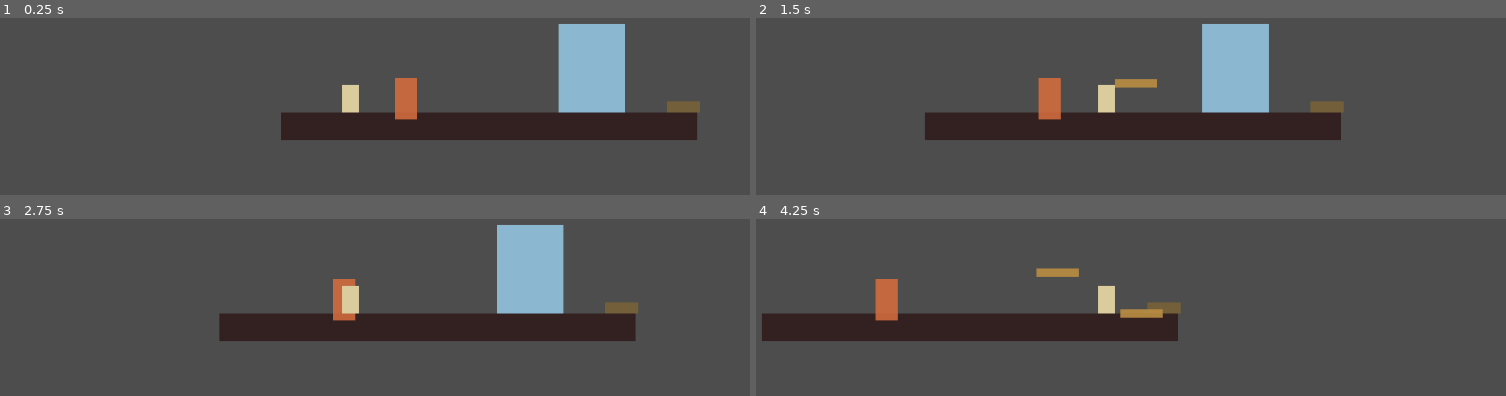
Above: before the commit, frames 1-4 (two rows, left to right).
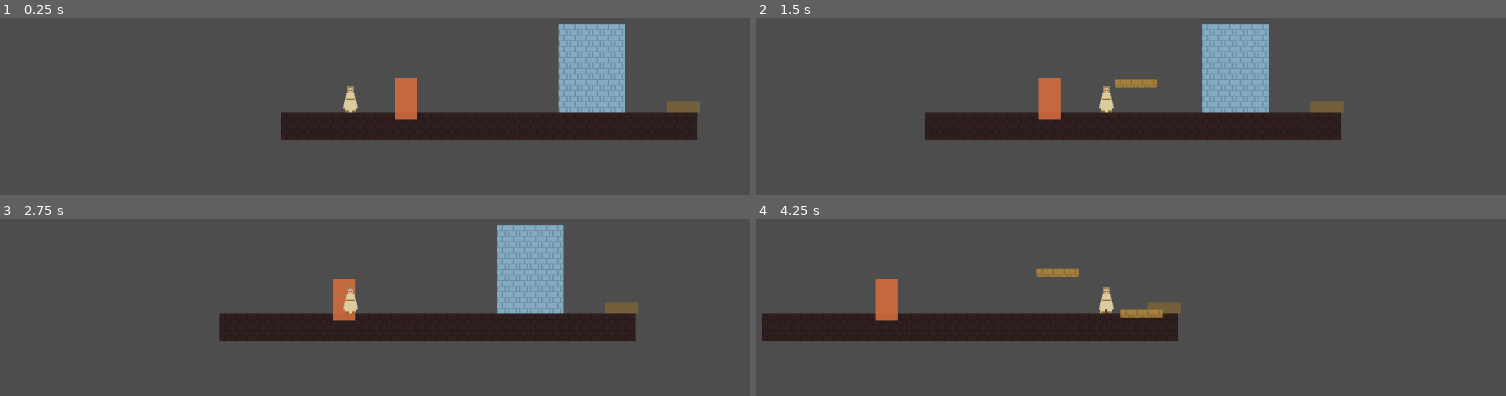
Above: after the commit, the same moments.

Repository: Sintfoap/MonthOfGame
Game: Godot game, scene res://scenes/Muspelheim.tscn
Two runs of this game, one before a commit and one after it. Both use one fixed random seed, a clock stepped at 60 frames per second and the inputs below. This scene is started directly instead of the project's main scene.
Inputs:
- Up to frame 1 (0.25 s): no input
- Up to frame 2 (1.5 s): tap Enter (ui_accept) at 0.5, 0.77 s; hold Right (ui_right) from 0.53 s (still down); tap J at 0.6 s; tap K at 0.8, 1.35 s
- Up to frame 3 (2.75 s): tap Enter (ui_accept) at 1.52 s; tap L at 1.55, 2.1 s; release Right (ui_right) at 2.03 s; hold Left (ui_left) from 2.03 s (still down); tap M at 2.3 s
- Up to frame 4 (4.25 s): release Left (ui_left) at 2.78 s; hold Right (ui_right) from 2.78 s (still down); tap M at 2.85 s; tap Enter (ui_accept) at 3.02, 3.77 s; tap J at 3.05, 3.6 s; tap K at 3.8 s

The runs differ from the first frame. In frame 1, 1.8% of the frame differs, in the area x 45-84%, y 3-54%; in frame 2, 2.0%, in the area x 45-69%, y 3-54%; in frame 3, 1.8%; in frame 4, 0.4%.

Commit message:
Add filler pixel art and a ship-blocking guard for it
Replaces every flat-colored Polygon2D in the game (player, enemy, all
world geometry) with tiny procedurally-generated pixel-art placeholders in
assets/placeholder/ -- filler quality on purpose, meant to look like
something rather than nothing, not to look finished.

The tinting trick: every platform/gate/ward/crystal/ice cell already took
a `color` argument before this pass (that's what made a ward read as brass
against flat rectangles). LevelBuilder.tile_sprites() now covers an area
in copies of a near-white block.png, clipped at the edges for exact
coverage on non-16px-multiple sizes, and applies that same color as each
tile's modulate -- white times a tint reproduces the tint exactly. That's
why no call site outside LevelBuilder/CrystalCell/IceField needed to
change: Galdur's ward, Midgard's gates, and every platform already had a
color, and that color now tints pixel art instead of filling a polygon.
Player and Enemy get real Sprite2D characters with flip_h-based facing
(replacing the old scale.x hack) instead.

Ship guard: scripts/ArtStatus.gd holds one constant,
USING_PLACEHOLDER_ART. scripts/AssetGuard.gd (autoload, first in the
list) checks it against OS.is_debug_build() -- true from the editor and
debug exports, false only for a real release export -- and quits
immediately if placeholder art is still active in a release build. This
could only be partly verified here: no display and no export templates in
this environment means there was no way to actually produce a release
export and watch it refuse to boot. What headless testing did confirm is
that the guard is inert whenever is_debug_build() is true, i.e. every
case reachable without a real export -- documented in the README as
reviewed-but-not-proven, with a real test export flagged as the next step
that would close that gap.

Also fixed a workflow-only gotcha caught while testing this: on a
genuinely fresh .godot cache, scripts that preload() a texture can
compile before that texture's own import finishes. A second --import
pass immediately after the first clears it; noted in the README for
future headless test sessions.

Diff:
--- a/project.godot
+++ b/project.godot
@@ -7,6 +7,7 @@
 
 [autoload]
 
+AssetGuard="*res://scripts/AssetGuard.gd"
 PlayerState="*res://scripts/PlayerState.gd"
 WorldState="*res://scripts/WorldState.gd"
 
--- a/scenes/Player.tscn
+++ b/scenes/Player.tscn
@@ -16,7 +16,7 @@
 position = Vector2(0, -20)
 shape = SubResource("RectangleShape2D_1")
 
-[node name="Sprite" type="Polygon2D" parent="."]
+[node name="Sprite" type="Sprite2D" parent="."]
 
 [node name="Camera2D" type="Camera2D" parent="."]
 
--- /dev/null
+++ b/scripts/ArtStatus.gd
@@ -0,0 +1,13 @@
+class_name ArtStatus
+extends RefCounted
+
+## Single source of truth for whether the game is still running on
+## placeholder art (see assets/placeholder/ and README's "Placeholder art
+## and the ship guard" section). AssetGuard.gd reads this at startup and
+## refuses to run a release export while it's true.
+##
+## Flip this to false once every placeholder asset has been replaced with
+## real art -- there's no per-asset tracking, this is deliberately a single
+## switch so there's no way to half-forget one file and ship anyway.
+
+const USING_PLACEHOLDER_ART := true
--- /dev/null
+++ b/scripts/AssetGuard.gd
@@ -0,0 +1,31 @@
+extends Node
+
+## Autoload, first in the list so this runs before anything else can. Its
+## only job: refuse to run a release export while placeholder art is still
+## marked active in ArtStatus.gd.
+##
+## OS.is_debug_build() is true from the editor and from debug exports, and
+## false only for a release export template build -- exactly the
+## distinction between "developing/testing this" and "the thing you'd
+## actually hand to a player." That's the one this gates on, so iterating
+## in the editor is never blocked, only a real release build would be.
+##
+## This could not be verified end-to-end in the environment it was built
+## in: there's no display and no export templates installed, so there was
+## no way to actually produce and run a release export to confirm the
+## quit() path fires for real. What WAS verified headlessly is that this
+## does nothing and doesn't interfere with normal play when
+## OS.is_debug_build() is true, which is every case reachable without a
+## real export. Treat the release-blocking path as reviewed, not proven --
+## worth one real test export before relying on it fully.
+
+
+func _ready() -> void:
+	if ArtStatus.USING_PLACEHOLDER_ART and not OS.is_debug_build():
+		push_error(
+			"Refusing to run: placeholder art is still marked active " +
+			"(ArtStatus.USING_PLACEHOLDER_ART = true). Replace the assets " +
+			"in assets/placeholder/ with real art, then set that constant " +
+			"to false in scripts/ArtStatus.gd."
+		)
+		get_tree().quit(1)
--- a/scripts/player/Player.gd
+++ b/scripts/player/Player.gd
@@ -5,10 +5,16 @@
 const GRAVITY := 1200.0
 const MAX_HEALTH := 3
 const INVULNERABLE_TIME := 1.0
+const WALK_FRAME_TIME := 0.2
+
+const IDLE_TEXTURE := preload("res://assets/placeholder/player_idle.png")
+const WALK_TEXTURE := preload("res://assets/placeholder/player_walk.png")
+const NORMAL_TINT := Color(1, 1, 1)
+const HURT_TINT := Color(1, 0.5, 0.5)
 
 signal died
 
-@onready var sprite: Polygon2D = $Sprite
+@onready var sprite: Sprite2D = $Sprite
 @onready var galdur: Node2D = $GaldurAbility
 @onready var smithcraft: Node = $SmithcraftAbility
 @onready var wizardry: Node = $WizardryAbility
@@ -16,16 +22,17 @@
 
 var health := MAX_HEALTH
 var _invulnerable_timer := 0.0
+var _facing := 1.0
+var _walk_timer := 0.0
+var _walk_frame := false
 
 
 func _ready() -> void:
 	collision_layer = LevelBuilder.LAYER_PLAYER
 	collision_mask = LevelBuilder.LAYER_WORLD | LevelBuilder.LAYER_ENEMY
 
-	sprite.color = Color(0.86, 0.8, 0.62)
-	sprite.polygon = PackedVector2Array([
-		Vector2(-12, -40), Vector2(12, -40), Vector2(12, 0), Vector2(-12, 0)
-	])
+	sprite.texture = IDLE_TEXTURE
+	sprite.position = Vector2(0, -20)
 
 
 func _physics_process(delta: float) -> void:
@@ -40,16 +47,25 @@
 	var direction := Input.get_axis("ui_left", "ui_right")
 	if direction != 0.0:
 		velocity.x = direction * SPEED
-		sprite.scale.x = 1.0 if direction > 0.0 else -1.0
+		_facing = 1.0 if direction > 0.0 else -1.0
+		sprite.flip_h = _facing < 0.0
+		_walk_timer += delta
+		if _walk_timer >= WALK_FRAME_TIME:
+			_walk_timer = 0.0
+			_walk_frame = not _walk_frame
+			sprite.texture = WALK_TEXTURE if _walk_frame else IDLE_TEXTURE
 	else:
 		velocity.x = move_toward(velocity.x, 0.0, SPEED)
+		_walk_timer = 0.0
+		_walk_frame = false
+		sprite.texture = IDLE_TEXTURE
 
 	move_and_slide()
 
 	if _invulnerable_timer > 0.0:
 		_invulnerable_timer -= delta
 		if _invulnerable_timer <= 0.0:
-			sprite.color = Color(0.86, 0.8, 0.62)
+			sprite.modulate = NORMAL_TINT
 
 
 func take_damage(amount: int) -> void:
@@ -57,7 +73,7 @@
 		return
 	health -= amount
 	_invulnerable_timer = INVULNERABLE_TIME
-	sprite.color = Color(0.9, 0.35, 0.35)
+	sprite.modulate = HURT_TINT
 	if health <= 0:
 		died.emit()
 		# Deferred: this can be called from an Area2D's body_entered, which
@@ -70,17 +86,13 @@
 	if not (event is InputEventKey and event.pressed and not event.echo):
 		return
 	if event.keycode == KEY_J:
-		var facing := 1.0 if sprite.scale.x >= 0.0 else -1.0
-		galdur.cast(facing)
+		galdur.cast(_facing)
 	elif event.keycode == KEY_K and PlayerState.has_smithcraft:
-		var facing := 1.0 if sprite.scale.x >= 0.0 else -1.0
 		# Offset ahead of and below the player's feet so the seed cell
 		# doesn't spawn on top of the player's own collision shape.
-		var origin := global_position + Vector2(facing * 24.0, 8.0)
-		smithcraft.cast(origin, Vector2(facing, 0.0))
+		var origin := global_position + Vector2(_facing * 24.0, 8.0)
+		smithcraft.cast(origin, Vector2(_facing, 0.0))
 	elif event.keycode == KEY_L and PlayerState.has_wizardry:
-		var facing := 1.0 if sprite.scale.x >= 0.0 else -1.0
-		wizardry.cast(global_position + Vector2(facing * 24.0, 8.0), Vector2(facing, 0.0))
+		wizardry.cast(global_position + Vector2(_facing * 24.0, 8.0), Vector2(_facing, 0.0))
 	elif event.keycode == KEY_M and PlayerState.has_sorcery:
-		var facing := 1.0 if sprite.scale.x >= 0.0 else -1.0
-		sorcery.cast(global_position + Vector2(facing * 24.0, 8.0), Vector2(facing, 0.0))
+		sorcery.cast(global_position + Vector2(_facing * 24.0, 8.0), Vector2(_facing, 0.0))
--- a/scripts/world/CrystalCell.gd
+++ b/scripts/world/CrystalCell.gd
@@ -23,10 +23,4 @@
 	collision.shape = shape
 	add_child(collision)
 
-	var visual := Polygon2D.new()
-	visual.color = Color(0.24, 0.52, 0.47)
-	var h := cell_size / 2.0
-	visual.polygon = PackedVector2Array([
-		Vector2(-h, -h), Vector2(h, -h), Vector2(h, h), Vector2(-h, h)
-	])
-	add_child(visual)
+	LevelBuilder.tile_sprites(self, Vector2(cell_size, cell_size), Color(0.24, 0.52, 0.47))
--- a/scripts/world/Enemy.gd
+++ b/scripts/world/Enemy.gd
@@ -15,8 +15,10 @@
 const DAMAGE := 1
 const HIT_COOLDOWN := 0.6
 const MAX_HEALTH := 2
+const SPRITE_TEXTURE := preload("res://assets/placeholder/enemy.png")
 
 var health := MAX_HEALTH
+var sprite: Sprite2D
 var _dir := -1.0
 var _patrol_min := 0.0
 var _patrol_max := 0.0
@@ -37,12 +39,10 @@
 	collision.position = Vector2(0, -14)
 	add_child(collision)
 
-	var visual := Polygon2D.new()
-	visual.color = Color(0.62, 0.22, 0.24)
-	visual.polygon = PackedVector2Array([
-		Vector2(-10, -28), Vector2(10, -28), Vector2(10, 0), Vector2(-10, 0)
-	])
-	add_child(visual)
+	sprite = Sprite2D.new()
+	sprite.texture = SPRITE_TEXTURE
+	sprite.position = Vector2(0, -14)
+	add_child(sprite)
 
 	var hitbox := Area2D.new()
 	hitbox.collision_layer = LevelBuilder.LAYER_HAZARD
@@ -66,6 +66,7 @@
 		_dir = 1.0
 	elif global_position.x >= _patrol_max:
 		_dir = -1.0
+	sprite.flip_h = _dir < 0.0
 
 	move_and_slide()
 
--- a/scripts/world/IceField.gd
+++ b/scripts/world/IceField.gd
@@ -113,8 +113,8 @@
 	var body: StaticBody2D = cells[i]
 	if is_instance_valid(body):
 		for child in body.get_children():
-			if child is Polygon2D:
-				child.color = FIRE_COLOR
+			if child is Sprite2D:
+				child.modulate = FIRE_COLOR
 
 
 func _clear_cell(i: int) -> void:
--- a/scripts/world/LevelBuilder.gd
+++ b/scripts/world/LevelBuilder.gd
@@ -1,14 +1,20 @@
 class_name LevelBuilder
 extends RefCounted
 
-## Greybox helpers shared by every level script. No art assets yet —
-## platforms and triggers are plain colored rectangles until a pixel-art
-## pass replaces them.
+## Greybox helpers shared by every level script. World geometry (see
+## make_platform) is rendered with placeholder pixel-art tiles, tinted per
+## call site by the same `color` every caller already passed for the old
+## flat-rectangle look -- a ward stays brass, a gate stays purple, ground
+## stays dark, no call site needed to change. Trigger markers stay flat
+## color rectangles; they're gameplay indicators, not environment art.
 
 const LAYER_WORLD := 1
 const LAYER_PLAYER := 2
 const LAYER_ENEMY := 4
 const LAYER_HAZARD := 8
+
+const TILE_SIZE := 16.0
+const BLOCK_TEXTURE := preload("res://assets/placeholder/block.png")
 
 
 static func make_platform(parent: Node, pos: Vector2, size: Vector2, color: Color) -> StaticBody2D:
@@ -23,17 +29,33 @@
 	collision.shape = shape
 	body.add_child(collision)
 
-	var visual := Polygon2D.new()
-	visual.color = color
-	var hw := size.x / 2.0
-	var hh := size.y / 2.0
-	visual.polygon = PackedVector2Array([
-		Vector2(-hw, -hh), Vector2(hw, -hh), Vector2(hw, hh), Vector2(-hw, hh)
-	])
-	body.add_child(visual)
+	tile_sprites(body, size, color)
 
 	parent.add_child(body)
 	return body
+
+
+## Covers a `size`-shaped area centered on the parent's origin with tiled
+## copies of the placeholder block texture, clipping the edge tiles so
+## non-16px-multiple sizes (most platforms) get exact pixel coverage
+## instead of overhanging past their own collision box.
+static func tile_sprites(parent: Node2D, size: Vector2, color: Color) -> void:
+	var cols := int(ceil(size.x / TILE_SIZE))
+	var rows := int(ceil(size.y / TILE_SIZE))
+	var hw := size.x / 2.0
+	var hh := size.y / 2.0
+	for ry in range(rows):
+		for rx in range(cols):
+			var tile_w := minf(TILE_SIZE, size.x - rx * TILE_SIZE)
+			var tile_h := minf(TILE_SIZE, size.y - ry * TILE_SIZE)
+			var sprite := Sprite2D.new()
+			sprite.texture = BLOCK_TEXTURE
+			sprite.centered = false
+			sprite.region_enabled = true
+			sprite.region_rect = Rect2(0, 0, tile_w, tile_h)
+			sprite.position = Vector2(-hw + rx * TILE_SIZE, -hh + ry * TILE_SIZE)
+			sprite.modulate = color
+			parent.add_child(sprite)
 
 
 static func make_trigger(parent: Node, pos: Vector2, size: Vector2, color: Color, on_enter: Callable) -> Area2D:
Binary file added: assets/placeholder/block.png
Binary file added: assets/placeholder/enemy.png
Binary file added: assets/placeholder/player_idle.png
Binary file added: assets/placeholder/player_walk.png
Not shown, changed: README.md
